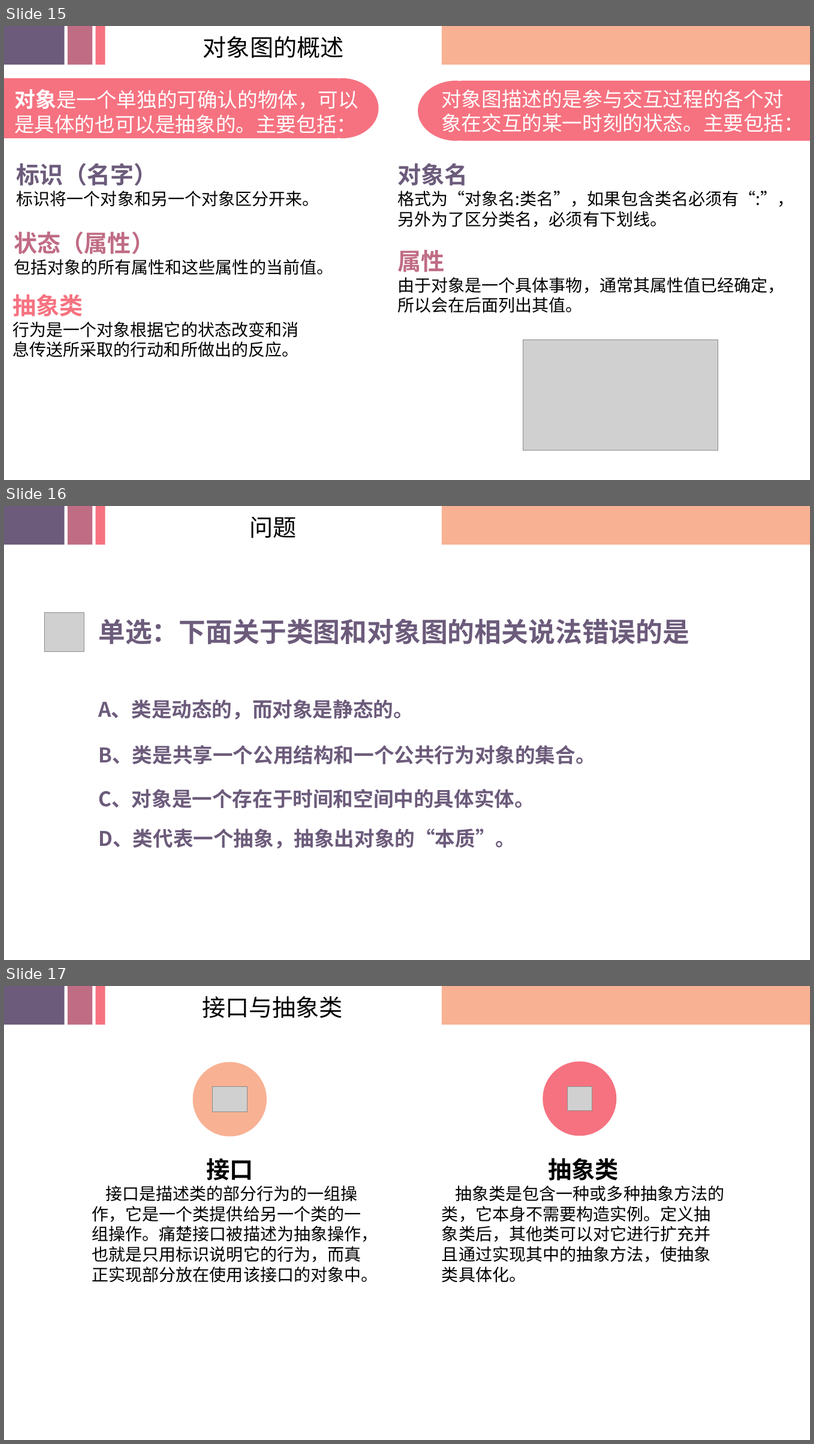
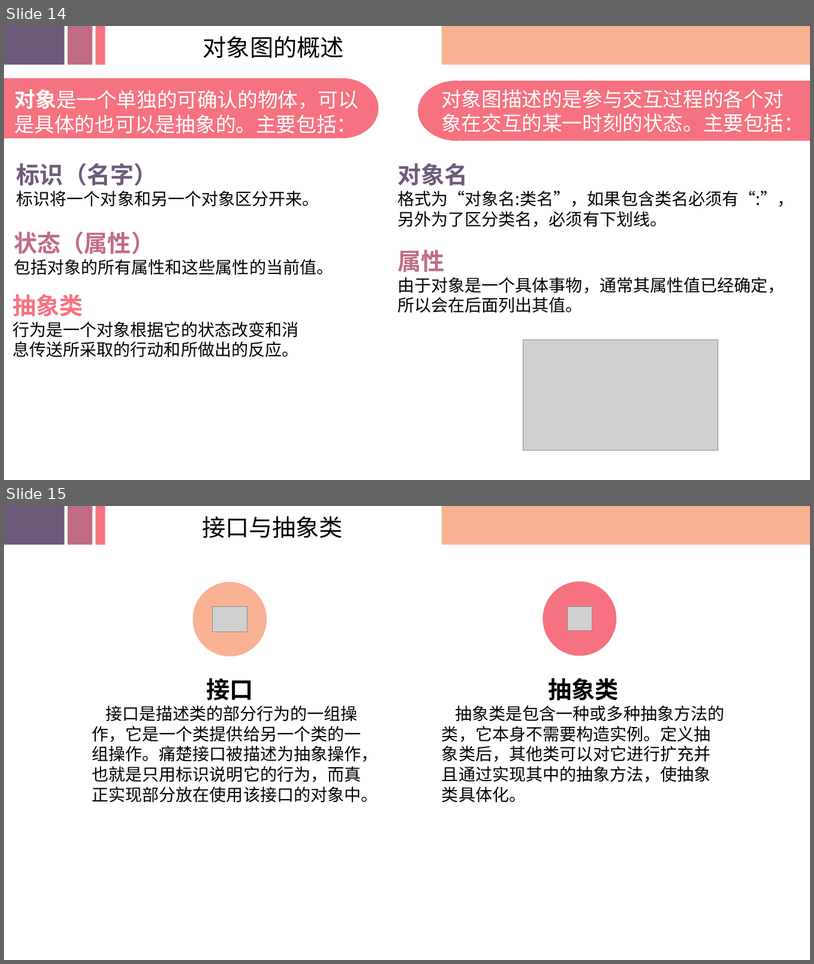
Before and after one commit to SRA2021-G04/project, a slide deck: 非受控文件/翻转课堂/SRA2021-G04-翻转课堂03.pptx. Shown one above the other, each under a label of ours: slides 15, 16 and 17 before the commit, slides 14 and 15 after it. The pictures are 814x1444 and 814x964 pixels, drawn with LibreOffice and Linux fonts; fonts in the diff are those of the drawing; grey boxes stand for pictures; background and template pictures are left out. Boxes give left, top, right and bottom in pixels: in the first picture for what was removed or moved away, otherwise in the second. Text is boxed around its words. In the diff, an @@ line names an element or a change of style, - is before the commit and + after.

```diff
--- a/非受控文件/翻转课堂/SRA2021-G04-翻转课堂03.pptx
+++ b/非受控文件/翻转课堂/SRA2021-G04-翻转课堂03.pptx
@@ slide 16 removed at box(4, 506, 810, 960), background picture (left out) @@
@@ rectangle removed at box(4, 506, 65, 545) @@
@@ rectangle removed at box(68, 506, 92, 545) @@
@@ rectangle removed at box(95, 506, 105, 545) @@
@@ text removed at box(249, 517, 296, 538) @@
-问题
@@ rectangle removed at box(442, 506, 810, 545) @@
@@ picture removed at box(45, 612, 84, 652) @@
@@ text removed at box(98, 619, 690, 644) @@
-单选：下面关于类图和对象图的相关说法错误的是
@@ text removed at box(98, 699, 414, 720) @@
-A、类是动态的，而对象是静态的。
@@ text removed at box(98, 745, 596, 764) @@
-B、类是共享一个公用结构和一个公共行为对象的集合。
@@ text removed at box(98, 789, 535, 808) @@
-C、对象是一个存在于时间和空间中的具体实体。
@@ text removed at box(98, 828, 516, 849) @@
-D、类代表一个抽象，抽象出对象的“本质”。
@@ what was slide 15 is now slide 14 @@
@@ what was slide 17 is now slide 15 @@
```
Also in this commit, not shown: 2 slides changed, 4 slides added, 3 other slides removed.
